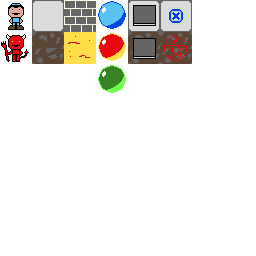
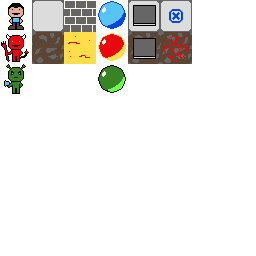
Layers edited between the first and the second 256x256 image:
painted on "Background" over [4, 4, 126, 94]
